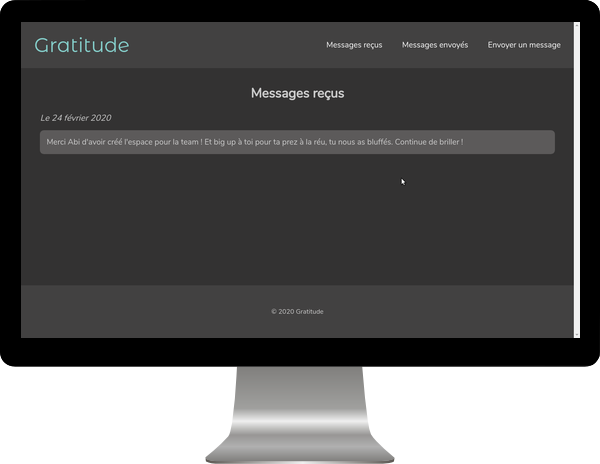
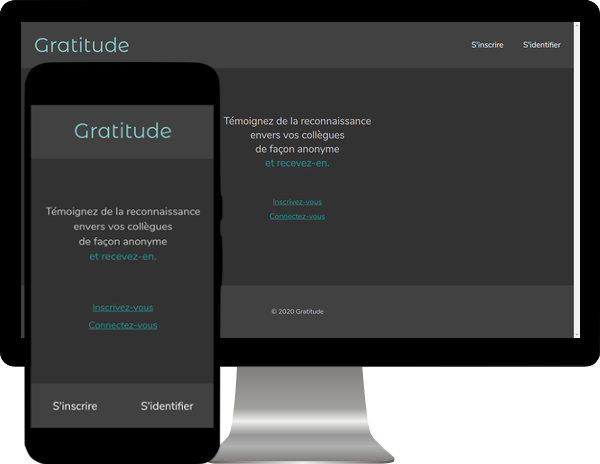
Revision of a layered (600, 464) image; what changed, layer by layer:
added layer "gratitude1bis.png" above "gratitude1.png" over [24, 62, 224, 464]
showed "gratitude1.png" over [24, 37, 562, 338]
hid "gratitude5.png" over [24, 37, 562, 338]
